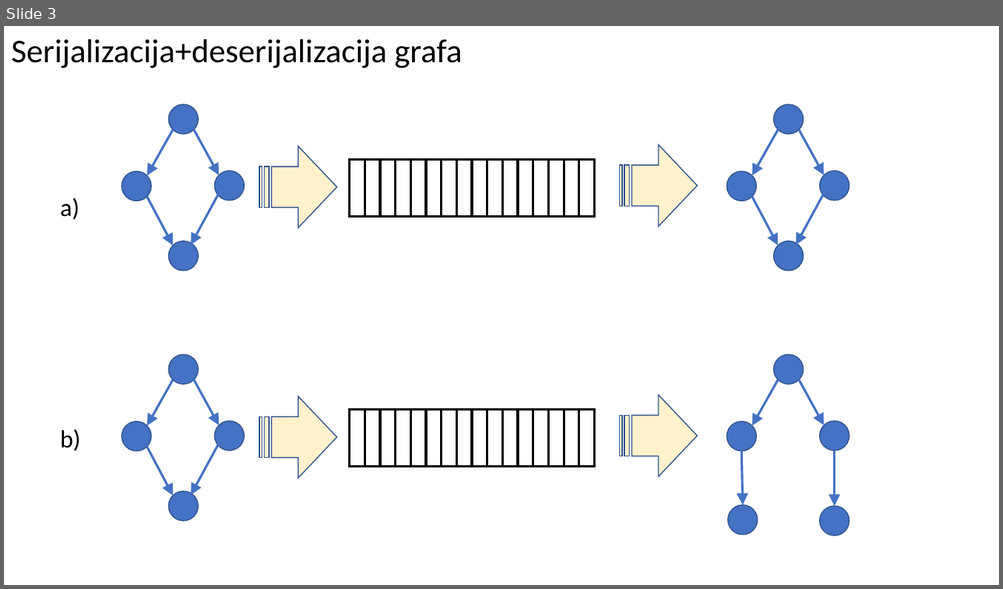
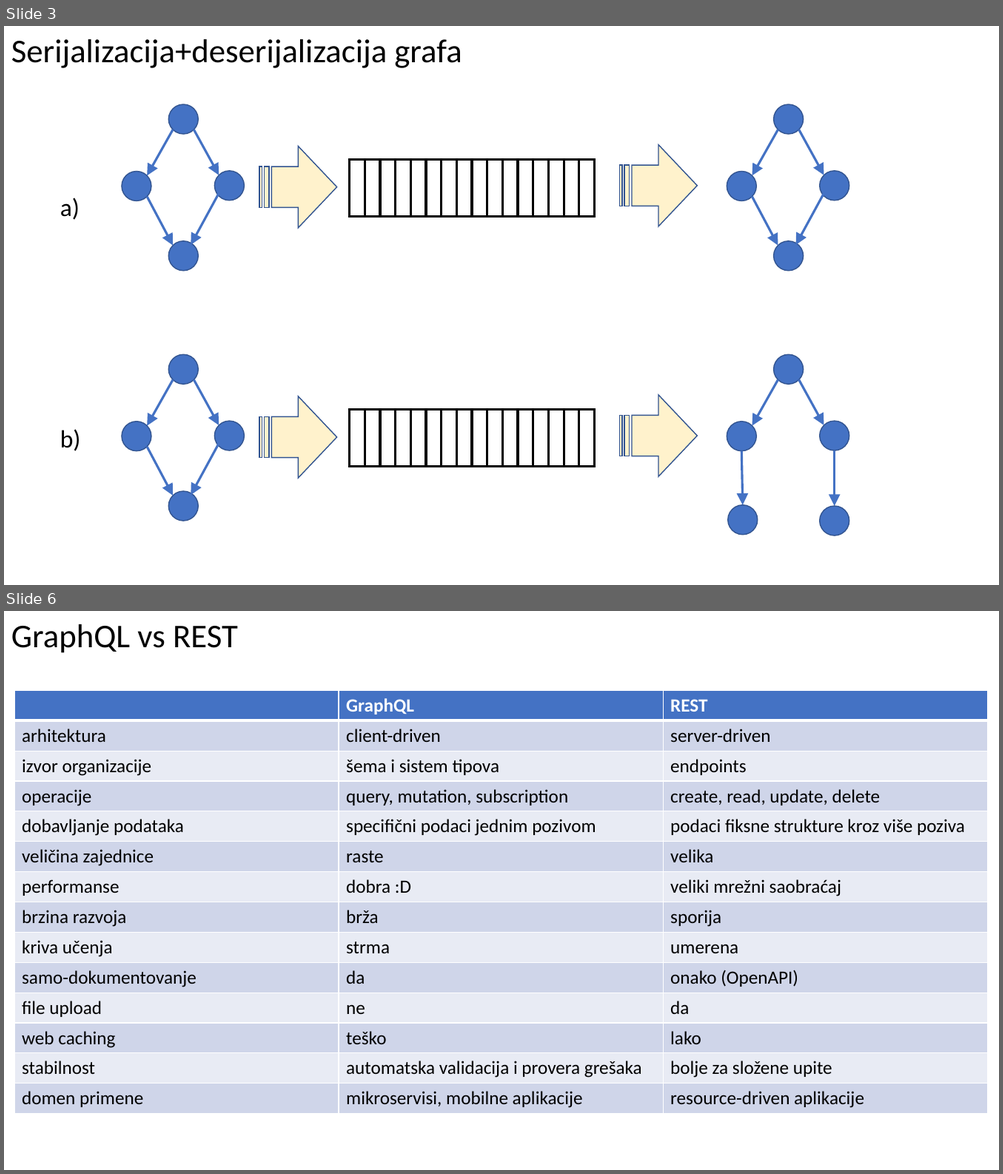
Before and after one commit to mbranko/isa19, a slide deck: 02-serialization/serialization.pptx. Shown one above the other, each under a label of ours: slide 3 before the commit, slides 3 and 6 after it; the slides between them are not shown. The pictures are 1003x589 and 1003x1174 pixels, drawn with LibreOffice and Linux fonts; fonts in the diff are those of the drawing. Boxes give left, top, right and bottom in pixels: in the first picture for what was removed or moved away, otherwise in the second. Text is boxed around its words. In the diff, an @@ line names an element or a change of style, - is before the commit and + after.

Commit message:
GraphQL primer za serijalizaciju

```diff
--- a/02-serialization/serialization.pptx
+++ b/02-serialization/serialization.pptx
@@ slide 6 added at (4, 611, 999, 1170), background #FFFFFF @@
@@ text added at (11, 624, 238, 653), 32 pt, text #000000 @@
+GraphQL vs REST
@@ table added at (14, 690, 988, 1113), 14 rows, 3 columns @@
+ | GraphQL | REST
+arhitektura | client-driven | server-driven
+izvor organizacije | šema i sistem tipova | endpoints
+operacije | query, mutation, subscription | create, read, update, delete
+dobavljanje podataka | specifični podaci jednim pozivom | podaci fiksne strukture kroz više poziva
+veličina zajednice | raste | velika
+performanse | dobra :D | veliki mrežni saobraćaj
+brzina razvoja | brža | sporija
+kriva učenja | strma | umerena
+samo-dokumentovanje | da | onako (OpenAPI)
+file upload | ne | da
+web caching | teško | lako
+stabilnost | automatska validacija i provera grešaka | bolje za složene upite
+domen primene | mikroservisi, mobilne aplikacije | resource-driven aplikacije
```
Also in this commit, not shown: 2 other slides added, 22 other files.
